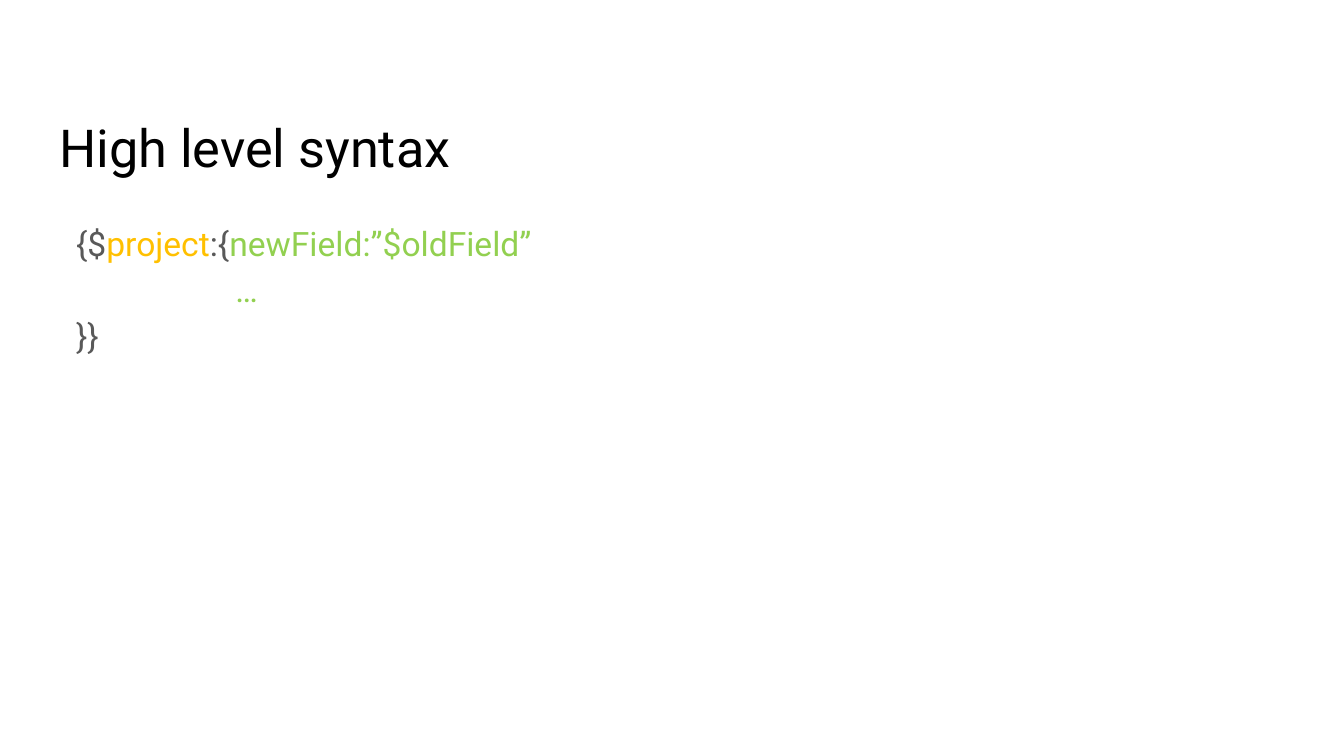
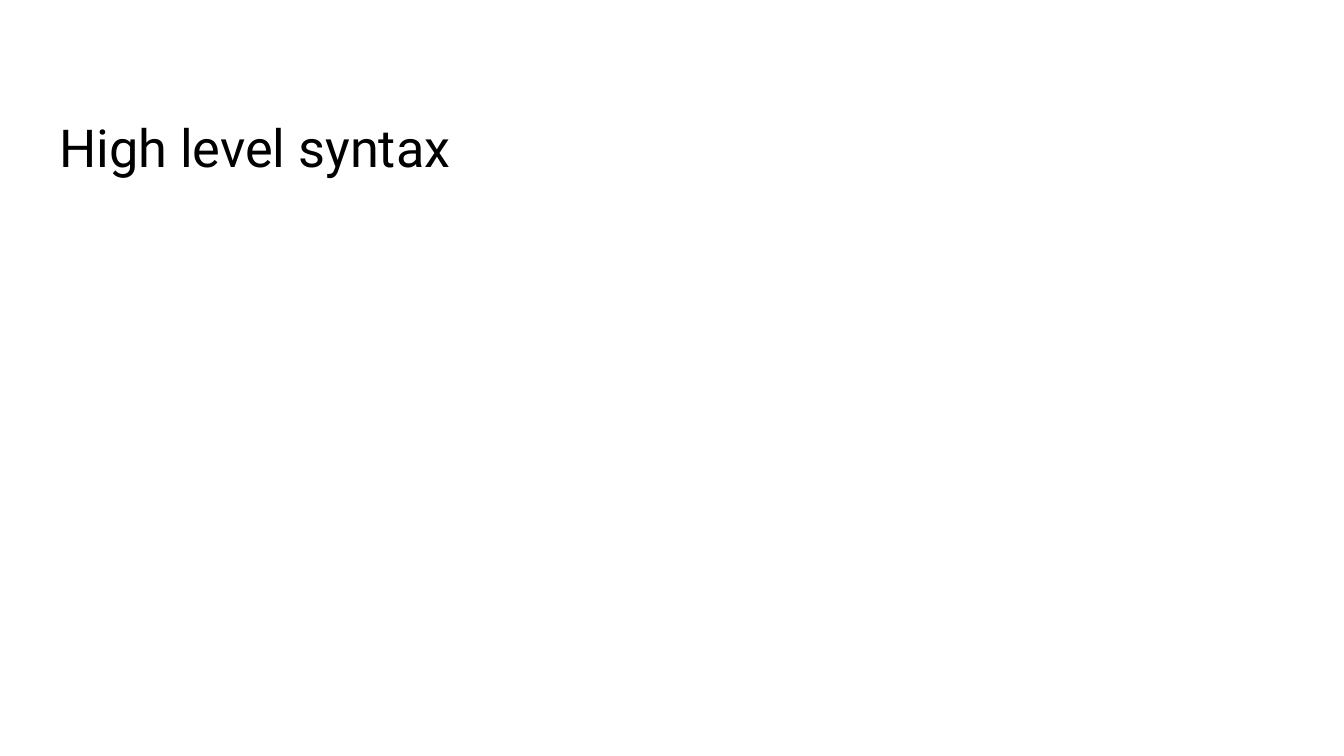
Before and after one commit to gharriso/AI-MongoDB-for-Data-analysis-and-Machine-Learning, a slide deck: slide 4 of 03e Aggregation unwind.pptx. Drawn at 1344x756 pixels with LibreOffice and Linux fonts; fonts in the diff are those of the drawing; background and template pictures are left out. Boxes give left, top, right and bottom in pixels: in the first picture for what was removed or moved away, otherwise in the second. Text is boxed around its words. In the diff, an @@ line names an element or a change of style, - is before the commit and + after.

```diff
--- a/03e Aggregation unwind.pptx
+++ b/03e Aggregation unwind.pptx
@@ text removed at box(76, 228, 531, 263) @@
-{$project:{newField:”$oldField”
-…
-}}
```
Also in this commit, not shown: 1 slide added, 1 slide removed, 10 other files.
